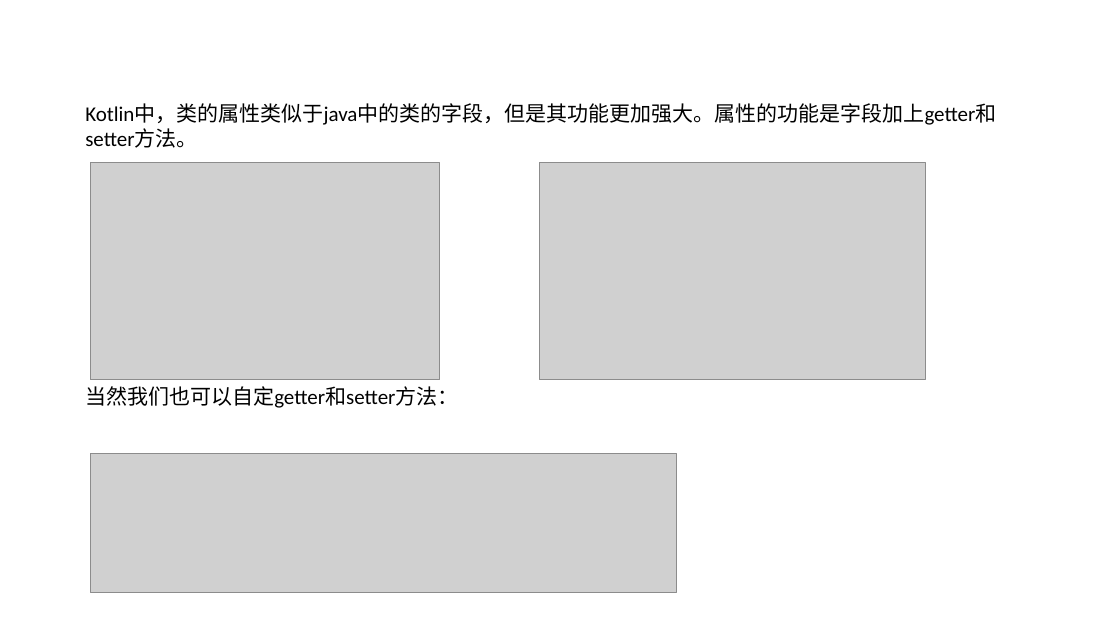
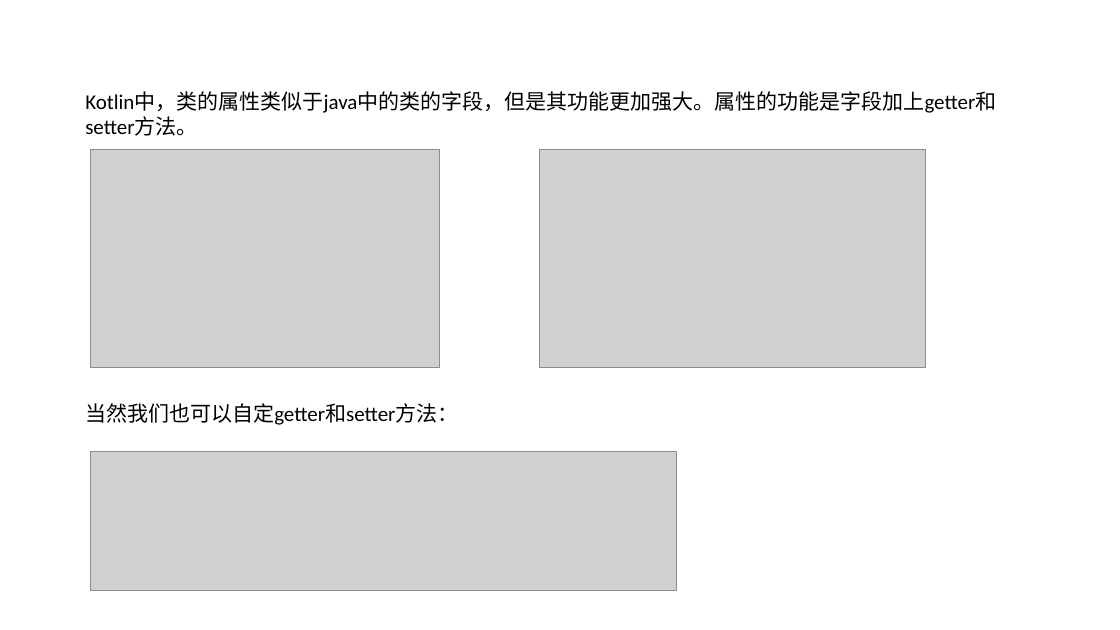
Before and after one commit to shenbibo/KotlinWeather, a slide deck: slide 9 of docs/初探kotlin - 副本.pptx (slide 8 before the commit). Drawn at 1120x630 pixels with LibreOffice and Linux fonts; fonts in the diff are those of the drawing; grey boxes stand for pictures; background and template pictures are left out. Boxes give left, top, right and bottom in pixels: in the first picture for what was removed or moved away, otherwise in the second. Text is boxed around its words. In the diff, an @@ line names an element or a change of style, - is before the commit and + after.

```diff
--- a/docs/初探kotlin - 副本.pptx
+++ b/docs/初探kotlin - 副本.pptx
@@ text "Kotlin中，类的属性类似于java中的类的字段，但是其功能更加强大。属性的功能是字段加上getter和setter方 ..." rewrapped from <box>85,103,996,408</box> to <box>85,91,996,425</box> @@
@@ picture: place and size @@
-picture at <box>90,162,439,380</box>
+picture at <box>90,150,439,367</box>
@@ picture: place and size @@
-picture at <box>539,162,925,380</box>
+picture at <box>539,150,925,367</box>
```
Also in this commit, not shown: 5 other slides changed, 2 slides added, 1 slide removed, 1 other file.
